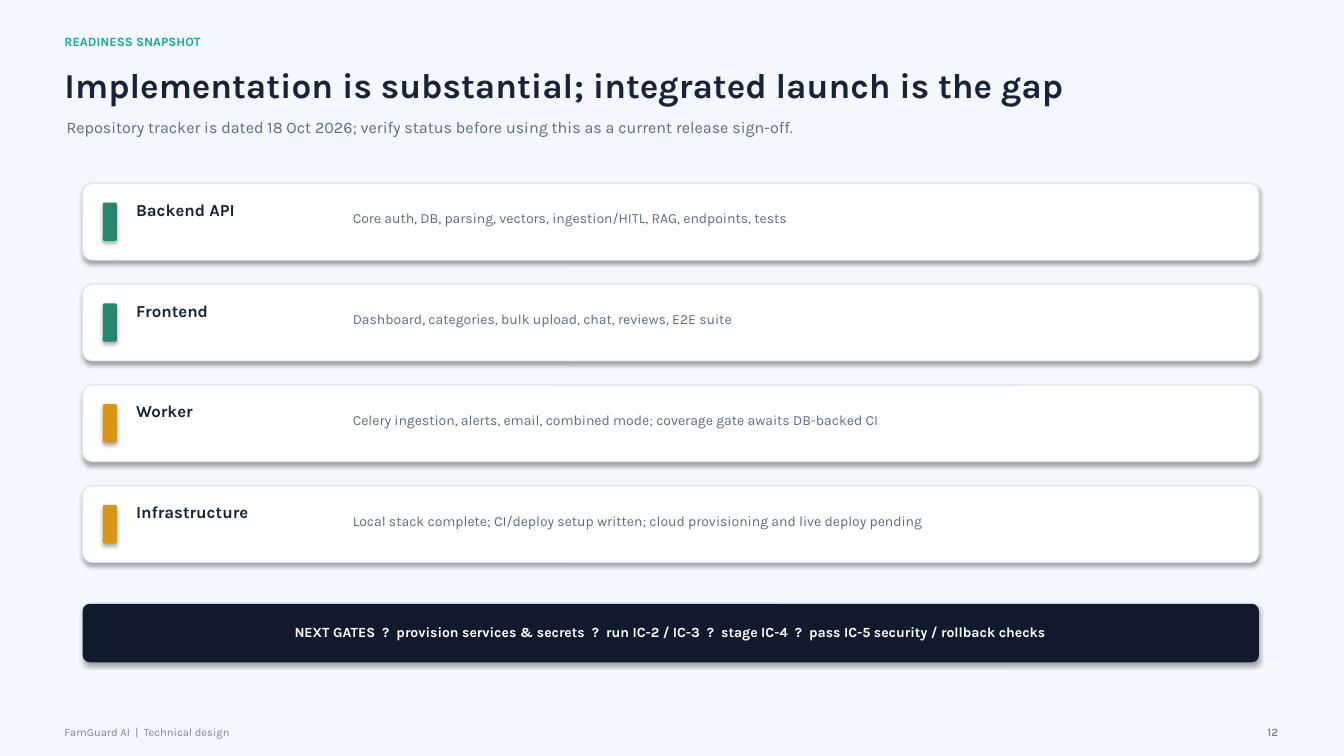
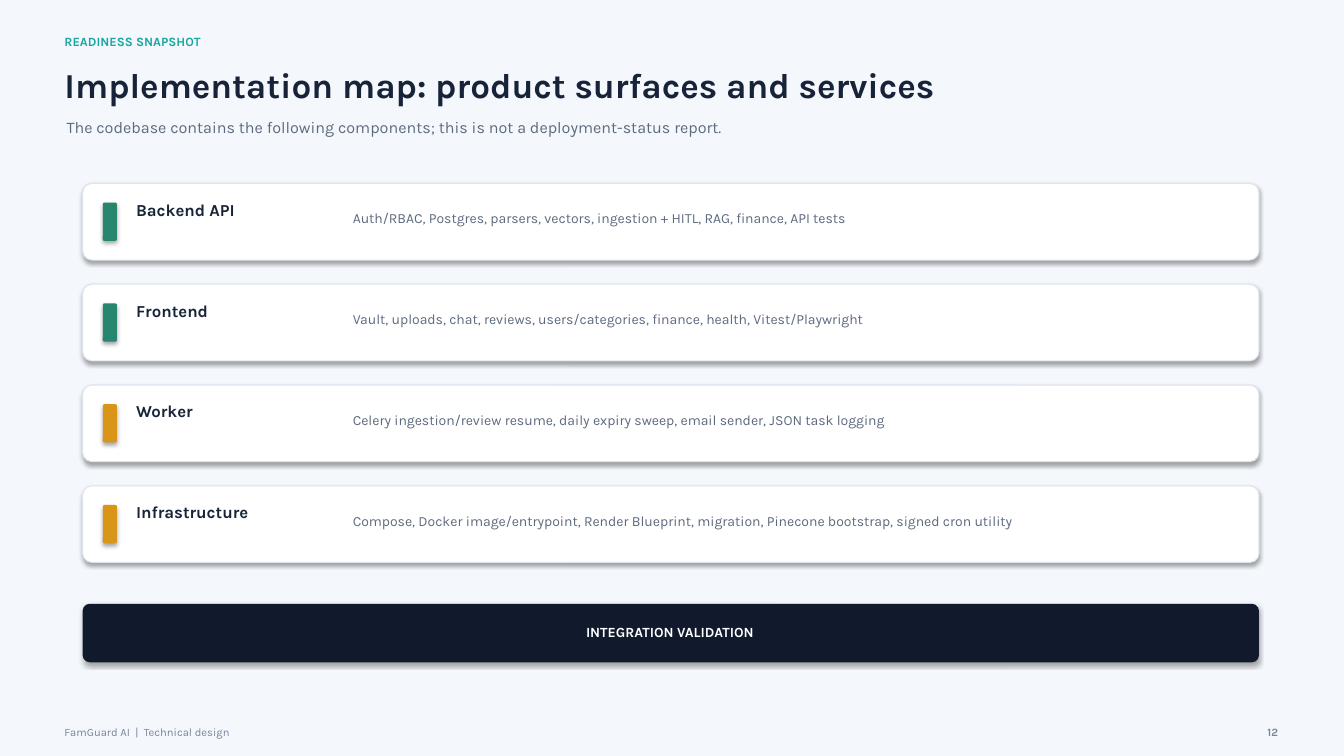
Before and after one commit to rajendranduraiswamy76-dev/FamGuard, a slide deck: slide 12 of docs/FamGuard-Technical-Design-Stakeholder.pptx. Drawn at 1344x756 pixels with LibreOffice and Linux fonts; fonts in the diff are those of the drawing. Boxes give left, top, right and bottom in pixels: in the first picture for what was removed or moved away, otherwise in the second. Text is boxed around its words. In the diff, an @@ line names an element or a change of style, - is before the commit and + after.

```diff
--- a/docs/FamGuard-Technical-Design-Stakeholder.pptx
+++ b/docs/FamGuard-Technical-Design-Stakeholder.pptx
@@ text at (64,73,935,107): text changed @@
-Implementation is substantial; integrated launch is the gap
+Implementation map: product surfaces and services
@@ text at (67,122,721,137): text changed @@
-Repository tracker is dated 18 Oct 2026; verify status before using this as a current release sign-off.
+The codebase contains the following components; this is not a deployment-status report.
@@ text at (353,213,845,227): text changed @@
-Core auth, DB, parsing, vectors, ingestion/HITL, RAG, endpoints, tests
+Auth/RBAC, Postgres, parsers, vectors, ingestion + HITL, RAG, finance, API tests
@@ text at (353,314,863,328): text changed @@
-Dashboard, categories, bulk upload, chat, reviews, E2E suite
+Vault, uploads, chat, reviews, users/categories, finance, health, Vitest/Playwright
@@ text at (353,415,885,429): text changed @@
-Celery ingestion, alerts, email, combined mode; coverage gate awaits DB-backed CI
+Celery ingestion/review resume, daily expiry sweep, email sender, JSON task logging
@@ text at (353,516,1013,530): text changed @@
-Local stack complete; CI/deploy setup written; cloud provisioning and live deploy pending
+Compose, Docker image/entrypoint, Render Blueprint, migration, Pinecone bootstrap, signed cron utility
@@ text at (586,627,754,637): text changed @@
-NEXT GATES ? provision services & secrets ? run IC-2 / IC-3 ? stage IC-4 ? pass IC-5 security / rollback checks
+INTEGRATION VALIDATION
```
Also in this commit, not shown: 13 other slides changed, 1 other file.
